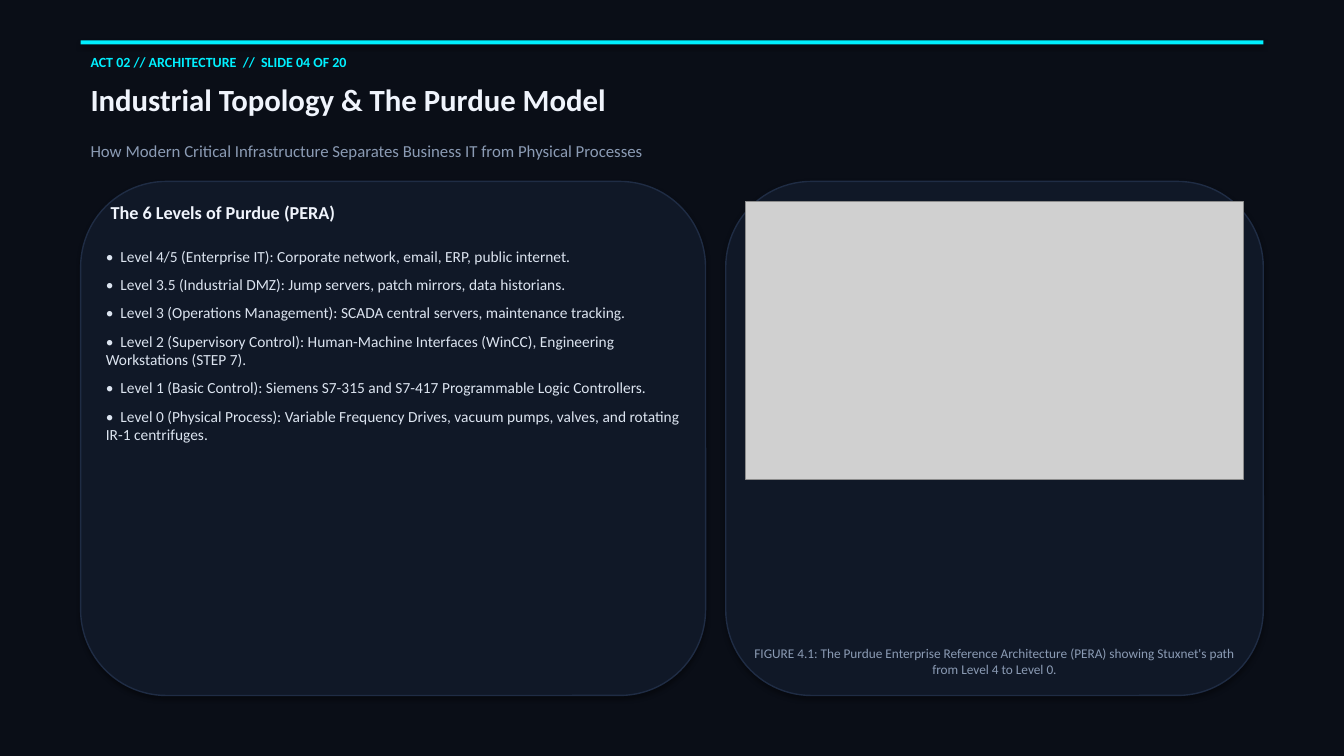
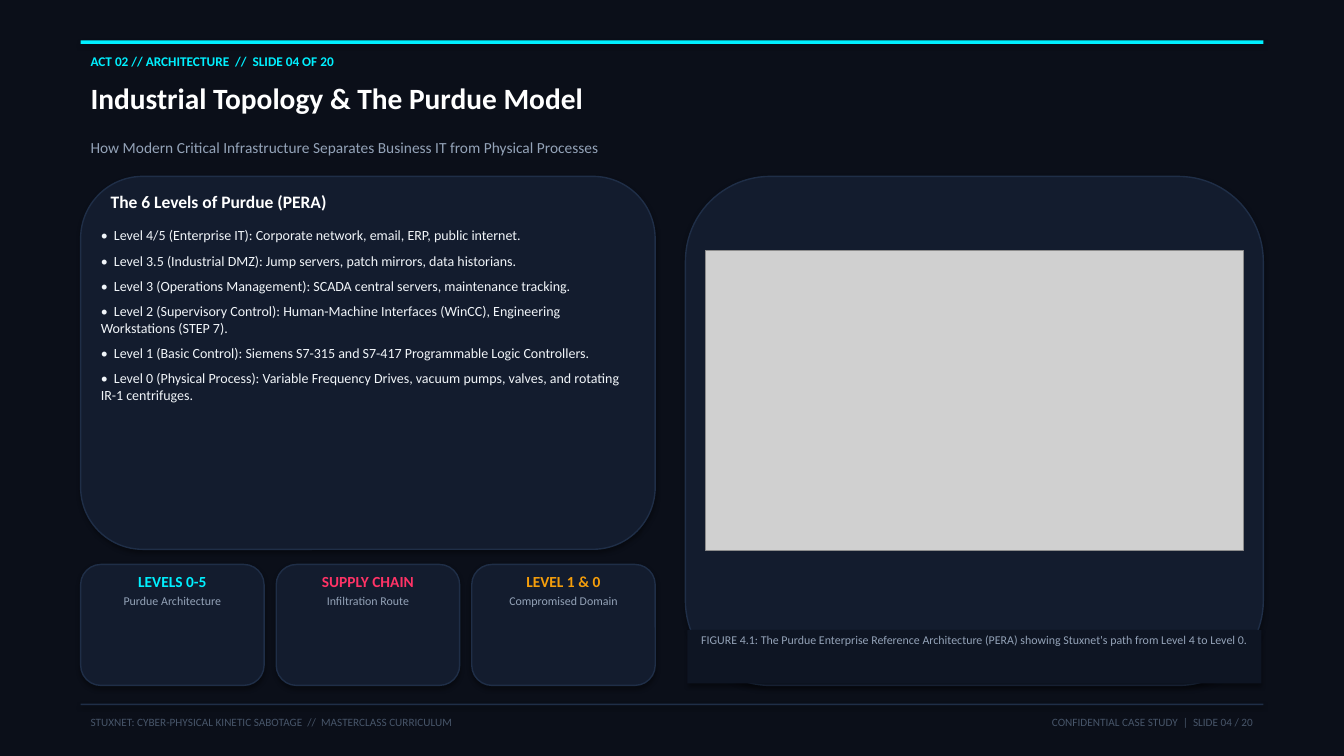
Before and after one commit to sivaoffl04/Cyber-Blog, a slide deck: slide 4 of Case Study/STUXNET/STUXNET_Masterclass_Seminar_20_Slides.pptx. Drawn at 1344x756 pixels with LibreOffice and Linux fonts; fonts in the diff are those of the drawing; grey boxes stand for pictures. Boxes give left, top, right and bottom in pixels: in the first picture for what was removed or moved away, otherwise in the second. Text is boxed around its words. In the diff, an @@ line names an element or a change of style, - is before the commit and + after.

Commit message:
feat(case-studies): add comprehensive vulnerability remediation and incident protection blueprints to all case studies and enhance Stuxnet masterclass PPTX

```diff
--- a/Case Study/STUXNET/STUXNET_Masterclass_Seminar_20_Slides.pptx
+++ b/Case Study/STUXNET/STUXNET_Masterclass_Seminar_20_Slides.pptx
@@ rectangle at [0,0,1344,756]: fill #0A0E17 to #0B0F19 @@
@@ text "ACT 02 // ARCHITECTURE // ..." at [91,57,333,66]: size 10 to 9.5 pt @@
@@ text "Industrial Topology & The Purdue ..." at [91,88,583,114]: size 22 to 21 pt, text colour #F0F4FC to #FFFFFF @@
@@ text "How Modern Critical Infrastructure Separates ..." at [91,142,598,156]: size 12 to 11 pt, text colour #8B9BB4 to #94A3B8 @@
@@ rounded rectangle: place and size @@
-rounded rectangle at [81,181,706,696]
+rounded rectangle at [81,176,655,549]
@@ rounded rectangle at [81,176,655,549]: fill #101827 to #131C2E; outline #1F2C44 1 pt to #1F2E47 1 pt @@
@@ rounded rectangle at [686,176,1263,686]: fill #101827 to #131C2E; outline #1F2C44 1 pt to #1F2E47 1 pt @@
@@ rounded rectangle: place and size @@
-rounded rectangle at [726,181,1263,696]
+rounded rectangle at [686,176,1263,686]
@@ text "The 6 Levels of Purdue ...": place and size @@
-text "The 6 Levels of Purdue ..." at [111,205,335,222]
+text "The 6 Levels of Purdue ..." at [111,195,326,211]
@@ text "The 6 Levels of Purdue ..." at [111,195,326,211]: size 13 to 12.5 pt, text colour #F0F4FC to #FFFFFF @@
@@ text "• Level 4/5 (Enterprise IT): ...": place and size @@
-text "• Level 4/5 (Enterprise IT): ..." at [106,251,679,443]
+text "• Level 4/5 (Enterprise IT): ..." at [101,230,619,403]
@@ text "• Level 4/5 (Enterprise IT): ..." at [101,230,619,403]: size 11 to 10 pt, text colour #DCE4F0 to #F1F5F9; less space between paragraphs @@
@@ picture: place and size @@
-picture at [746,202,1243,479]
+picture at [706,251,1243,552]
@@ rounded rectangle added at [81,565,264,686], fill #131C2E, outline #1F2E47 1 pt @@
@@ rounded rectangle added at [276,565,460,686], fill #131C2E, outline #1F2E47 1 pt @@
@@ rounded rectangle added at [472,565,655,686], fill #131C2E, outline #1F2E47 1 pt @@
@@ text added at [124,577,221,605], 8.5 pt, text #94A3B8 @@
+LEVELS 0-5
+Purdue Architecture
@@ text added at [322,577,413,605], 8.5 pt, text #94A3B8 @@
+SUPPLY CHAIN
+Infiltration Route
@@ text added at [509,577,618,607], 8.5 pt, text #94A3B8 @@
+LEVEL 1 & 0
+Compromised Domain
@@ rectangle added at [688,630,1261,684], fill #0E1523 @@
@@ text "FIGURE 4.1: The Purdue Enterprise ...": place and size @@
-text "FIGURE 4.1: The Purdue Enterprise ..." at [754,648,1235,674]
+text "FIGURE 4.1: The Purdue Enterprise ..." at [701,635,1247,646]
@@ text "FIGURE 4.1: The Purdue Enterprise ..." at [701,635,1247,646]: size 9.5 to 8.5 pt, text colour #8B9BB4 to #94A3B8 @@
@@ rectangle added at [81,704,1263,705], fill #1F2E47 @@
@@ text added at [91,719,452,726], 8 pt, text #475569 @@
+STUXNET: CYBER-PHYSICAL KINETIC SABOTAGE // MASTERCLASS CURRICULUM
@@ text added at [1052,719,1252,726], 8 pt, text #475569 @@
+CONFIDENTIAL CASE STUDY | SLIDE 04 / 20
```
Also in this commit, not shown: 19 other slides changed, 5 other files.
